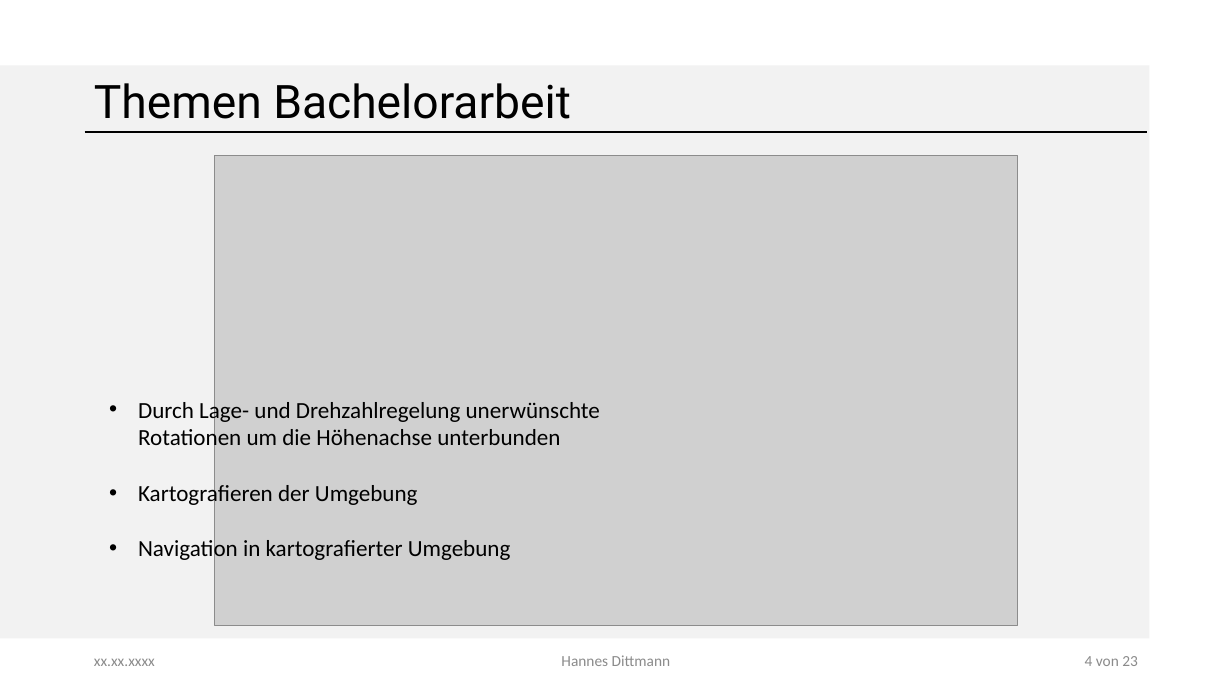
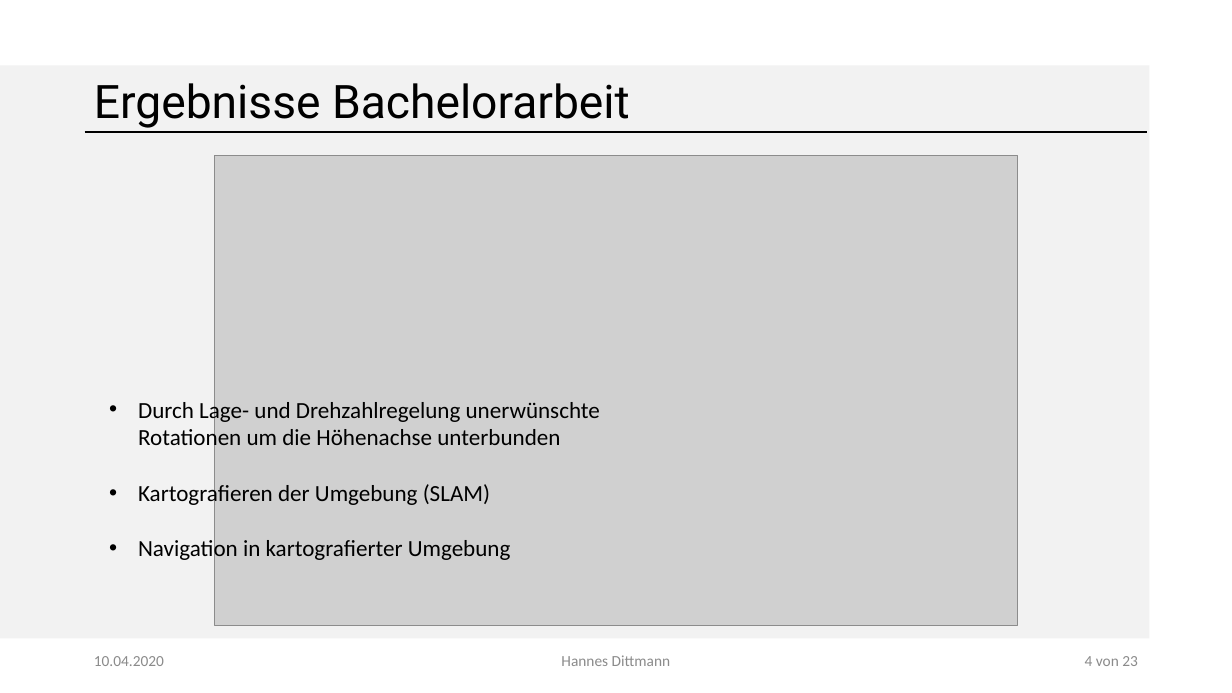
Before and after one commit to GiulliMo/Master_Doc, a slide deck: slide 4 of Präsentationen/HSHL/Besprechung_Göbel.pptx. Drawn at 1232x693 pixels with LibreOffice and Linux fonts; fonts in the diff are those of the drawing; grey boxes stand for pictures; background and template pictures are left out. Boxes give left, top, right and bottom in pixels: in the first picture for what was removed or moved away, otherwise in the second. Text is boxed around its words. In the diff, an @@ line names an element or a change of style, - is before the commit and + after.

```diff
--- a/Präsentationen/HSHL/Besprechung_Göbel.pptx
+++ b/Präsentationen/HSHL/Besprechung_Göbel.pptx
@@ title at box(94, 83, 630, 128): text changed @@
-Themen Bachelorarbeit
+Ergebnisse Bachelorarbeit
@@ text at box(138, 481, 490, 507): text changed @@
-• Kartografieren der Umgebung
+• Kartografieren der Umgebung (SLAM)
@@ text at box(94, 656, 164, 666): text changed @@
-xx.xx.xxxx
+10.04.2020
```
Also in this commit, not shown: 7 other slides changed, 3 other files.
